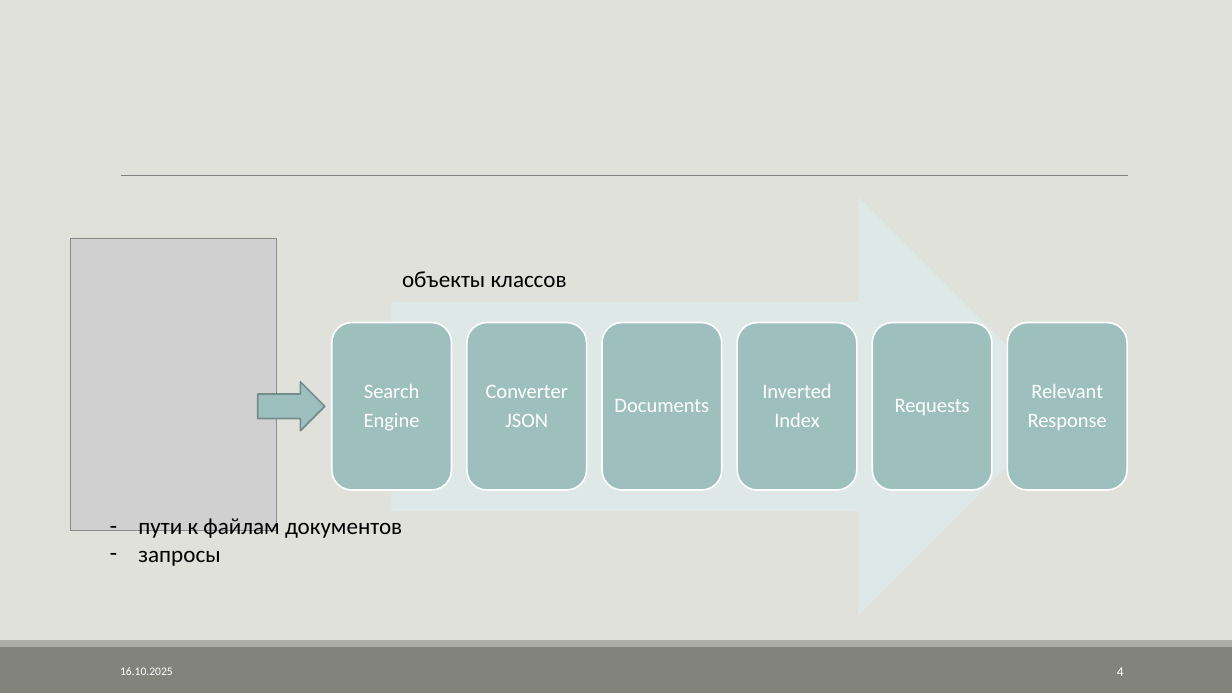
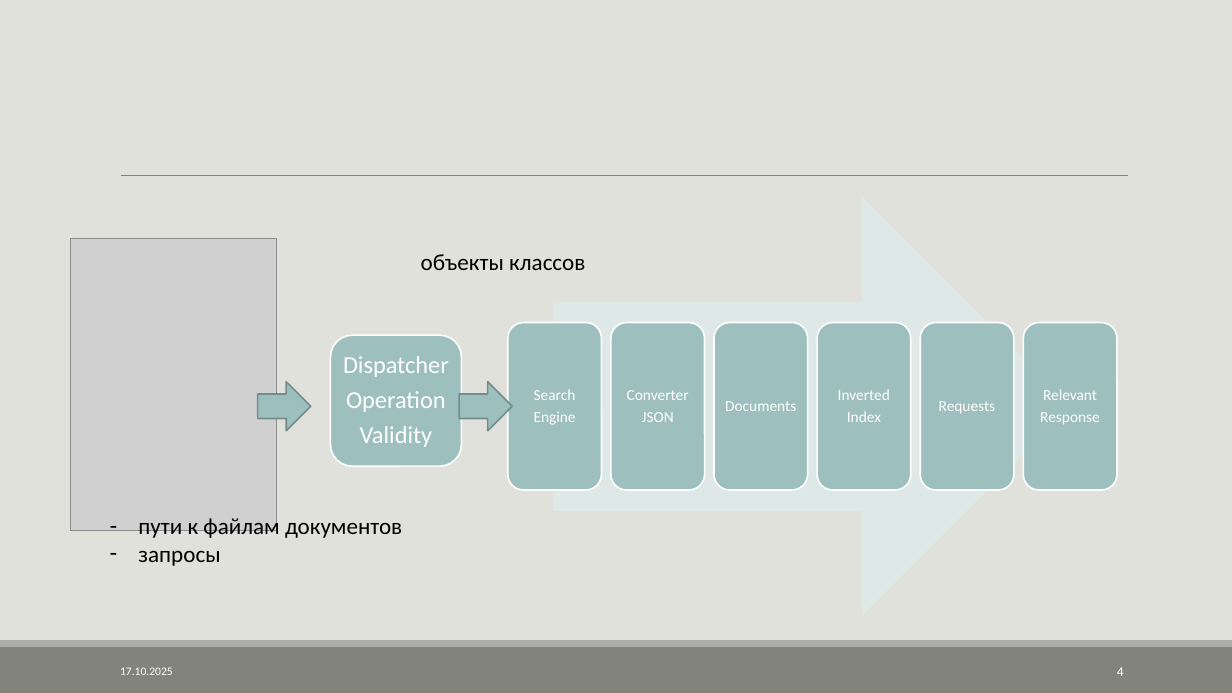
Before and after one commit to AVKazmirchuk/SearchEngine, a slide deck: slide 4 of presentation/защита.pptx. Drawn at 1232x693 pixels with LibreOffice and Linux fonts; fonts in the diff are those of the drawing; grey boxes stand for pictures. Boxes give left, top, right and bottom in pixels: in the first picture for what was removed or moved away, otherwise in the second. Text is boxed around its words. In the diff, an @@ line names an element or a change of style, - is before the commit and + after.

```diff
--- a/presentation/защита.pptx
+++ b/presentation/защита.pptx
@@ right arrow: place and size @@
-right arrow at [392,197,1068,616]
+right arrow at [554,197,1072,616]
@@ text "объекты классов": place and size @@
-text "объекты классов" at [402,271,567,287]
+text "объекты классов" at [421,254,585,270]
@@ rounded rectangle: place and size @@
-rounded rectangle at [467,323,587,490]
+rounded rectangle at [508,323,602,490]
@@ size 16 to 12 pt; less space between paragraphs in 6 elements at [1040,389,1100,425], [939,401,995,414], [838,389,890,422], [725,401,796,411], [627,390,689,422], [534,389,576,425] @@
@@ text "Search": place and size @@
-text "Search" at [364,384,420,431]
+text "Search" at [534,389,576,425]
@@ rounded rectangle: place and size @@
-rounded rectangle at [603,323,723,490]
+rounded rectangle at [611,323,704,490]
@@ text "Converter": place and size @@
-text "Converter" at [486,385,568,427]
+text "Converter" at [627,390,689,422]
@@ rounded rectangle: place and size @@
-rounded rectangle at [738,323,858,490]
+rounded rectangle at [714,323,808,490]
@@ text "Documents": place and size @@
-text "Documents" at [614,399,709,412]
+text "Documents" at [725,401,796,411]
@@ rounded rectangle added at [817,323,910,490], fill #9DBFBE, outline #FFFFFF 1.25 pt @@
@@ text "Inverted": place and size @@
-text "Inverted" at [762,384,831,427]
+text "Inverted" at [838,389,890,422]
@@ rounded rectangle: place and size @@
-rounded rectangle at [872,323,993,490]
+rounded rectangle at [921,323,1014,490]
@@ text "Requests": place and size @@
-text "Requests" at [895,399,970,415]
+text "Requests" at [939,401,995,414]
@@ rounded rectangle: place and size @@
-rounded rectangle at [1007,323,1128,490]
+rounded rectangle at [1023,323,1116,490]
@@ text "Relevant": place and size @@
-text "Relevant" at [1028,384,1107,430]
+text "Relevant" at [1040,389,1100,425]
@@ rounded rectangle: place and size @@
-rounded rectangle at [332,323,452,490]
+rounded rectangle at [331,335,462,467]
@@ text added at [343,356,449,447], 19 pt, text #FFFFFF @@
+Dispatcher
+Operation
+Validity
@@ right arrow: place and size @@
-right arrow at [258,382,325,431]
+right arrow at [258,382,311,431]
@@ right arrow added at [459,382,512,431], fill #9DBFBE, outline #748D8D 1.25 pt @@
@@ text at [120,667,173,675]: text changed @@
-16.10.2025
+17.10.2025
```
Also in this commit, not shown: 9 other slides changed, 2 slides removed, 2 other files.
